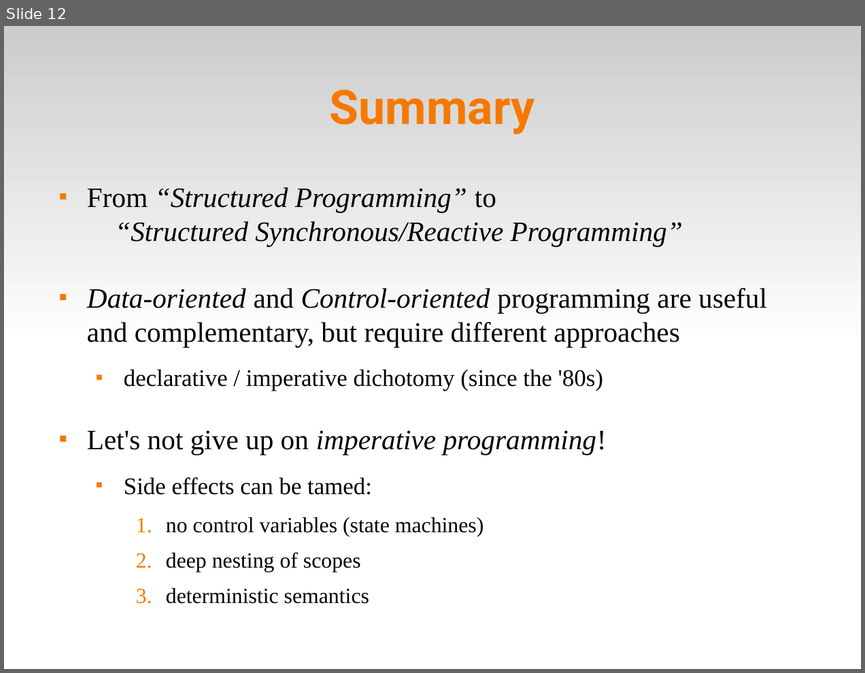
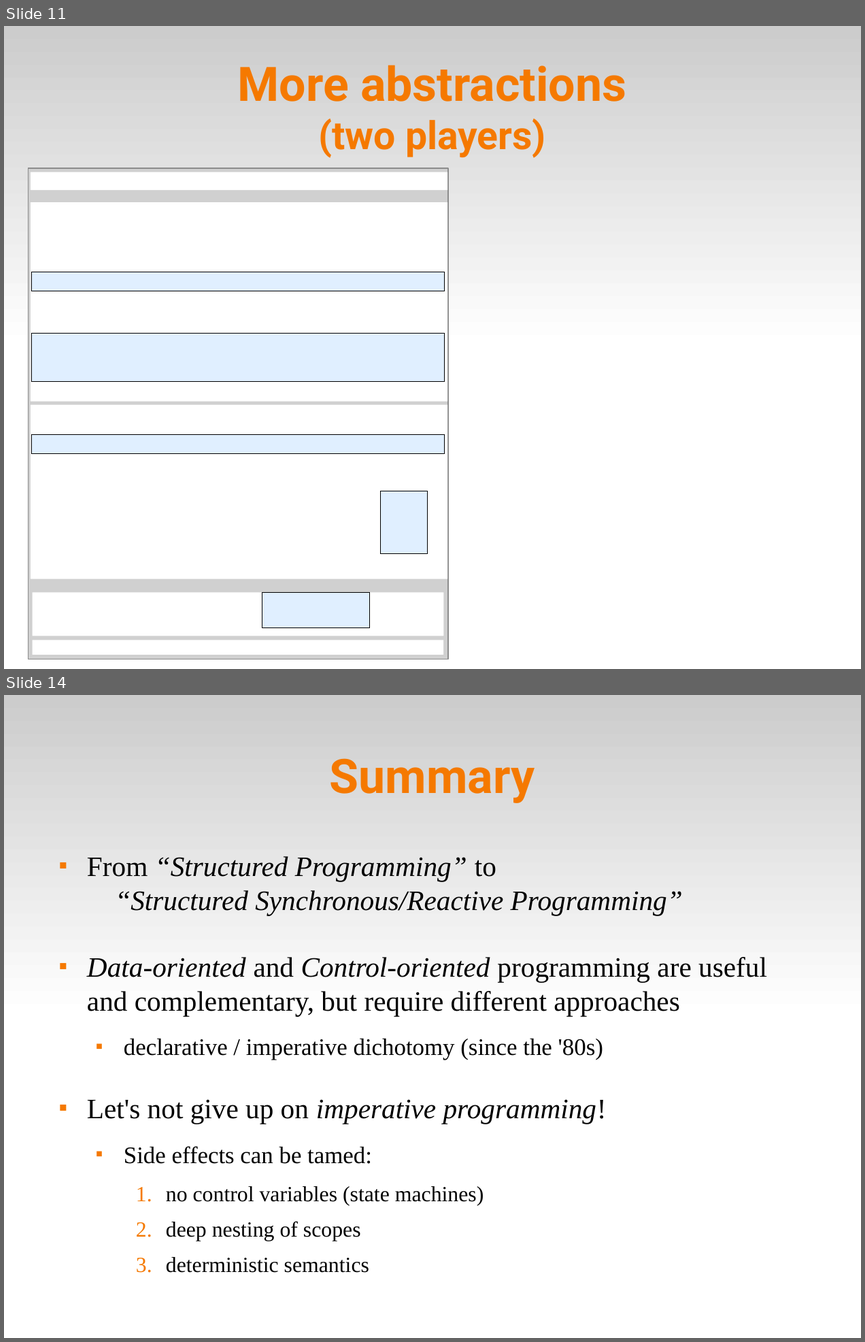
Before and after one commit to fsantanna-no/ceu-docs, a slide deck: ceu_curryon.odp. Shown one above the other, each under a label of ours: slide 12 before the commit, slides 11 and 14 after it; the slides between them are not shown. The pictures are 865x673 and 865x1342 pixels, drawn with LibreOffice and Linux fonts; fonts in the diff are those of the drawing; grey boxes stand for pictures. Boxes give left, top, right and bottom in pixels: in the first picture for what was removed or moved away, otherwise in the second. Text is boxed around its words. In the diff, an @@ line names an element or a change of style, - is before the commit and + after.

```diff
--- a/ceu_curryon.odp
+++ b/ceu_curryon.odp
@@ slide 11 added at box(4, 26, 861, 669), background #FFFFFF; not listed: 1 template element that a slide beside it also shows @@
@@ title added at box(238, 65, 626, 158), 44 pt, text #F57900, bold @@
+More abstractions
+(two players)
@@ picture added at box(28, 168, 449, 659) @@
@@ rectangle added at box(31, 172, 448, 190), fill #FFFFFF @@
@@ rectangle added at box(31, 203, 448, 401), fill #FFFFFF @@
@@ rectangle added at box(32, 272, 445, 291), fill #99CCFF at 30% opacity, outline #000000 0 pt @@
@@ rectangle added at box(32, 333, 445, 382), fill #99CCFF at 30% opacity, outline #000000 0 pt @@
@@ rectangle added at box(31, 405, 448, 579), fill #FFFFFF @@
@@ freeform shape added at box(687, 413, 687, 413), fill #99CCFF, outline #FF0000 4.25 pt @@
@@ rectangle added at box(32, 434, 445, 453), fill #99CCFF at 30% opacity, outline #000000 0 pt @@
@@ rectangle added at box(380, 491, 428, 553), fill #99CCFF at 30% opacity, outline #000000 0 pt @@
@@ rectangle added at box(32, 592, 443, 635), fill #FFFFFF @@
@@ rectangle added at box(262, 592, 369, 628), fill #99CCFF at 30% opacity, outline #000000 0 pt @@
@@ rectangle added at box(32, 639, 443, 654), fill #FFFFFF @@
@@ what was slide 12 is now slide 14 @@
```
Also in this commit, not shown: 3 slides changed, 1 other slide added.
